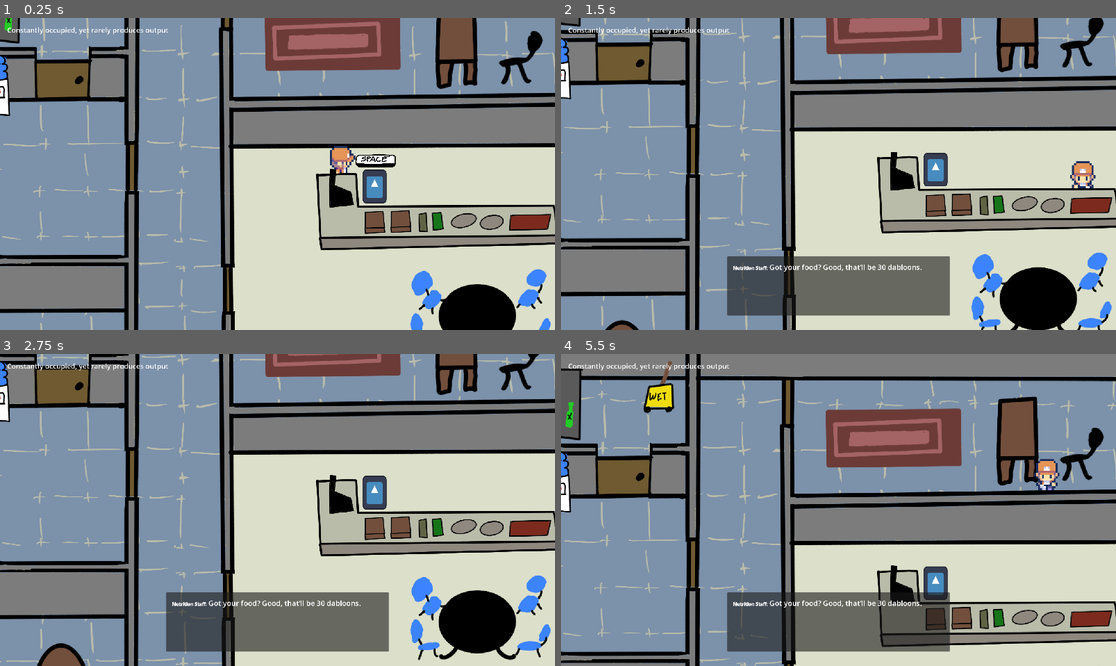
Above: before the commit, frames 1-4 (two rows, left to right).
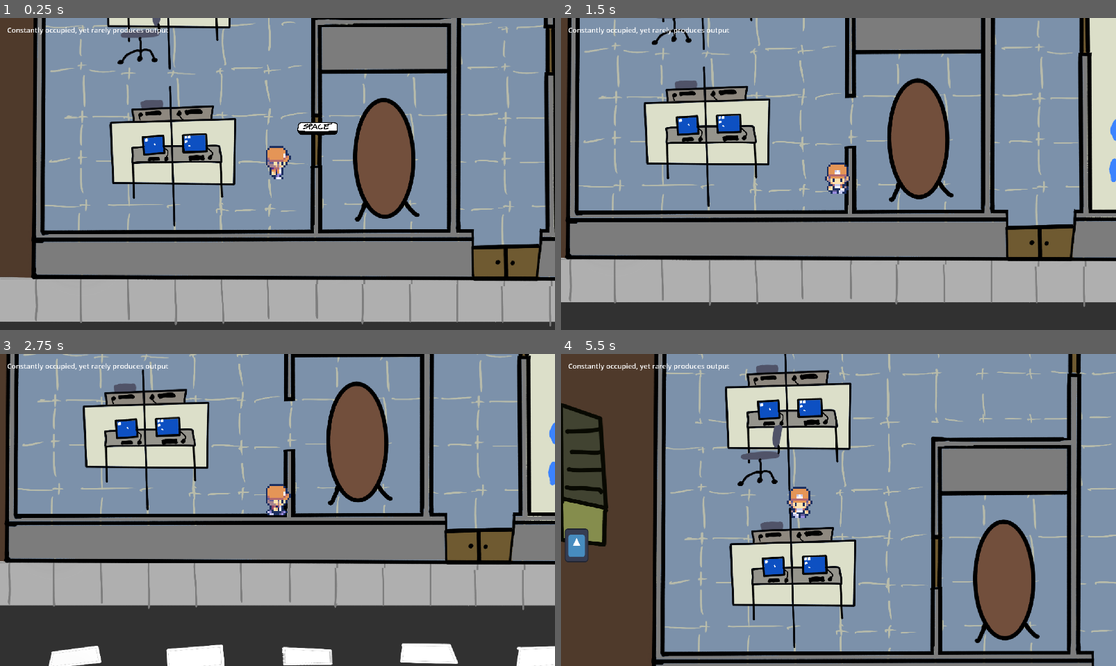
Above: after the commit, the same moments.

Repository: cewaite/documentary_of_aliens
Game: Godot game, scene res://globals/game_manager/game_manager.tscn
The game is run twice, just before and just after one commit, with the same random seed, the same clock (stepped at 60 frames per second) and the same inputs. The engine's default icon, where the game draws it, is replaced by a stand-in: a white triangle on a blue panel in a dark square.
Inputs:
- Up to frame 1 (0.25 s): no input
- Up to frame 2 (1.5 s): tap Enter at 0.5 s; hold Right (ui_right) 0.53-1.28 s; tap Space (interact) at 0.6, 1.35 s; hold Down (ui_down) from 1.28 s (still down)
- Up to frame 3 (2.75 s): release Down (ui_down) at 2.03 s; hold Right (ui_right) from 2.03 s (still down); tap E (take_picture) at 2.1 s; tap Space (interact) at 2.3 s
- Up to frame 4 (5.5 s): release Right (ui_right) at 2.78 s; hold Up (ui_up) 2.78-3.53 s; tap Space (interact) at 2.85, 3.6, 4.55, 5.1 s; hold Left (ui_left) 3.53-5.03 s; tap E (take_picture) at 4.35 s; hold Down (ui_down) from 5.03 s (still down)

The runs differ from the first frame. In frame 1, 80% of the frame differs, in the area x 0-100%, y 0-100%; in frame 2, 80%; in frame 3, 84%; in frame 4, 80%.

Commit message:
watercooler npcs

Diff:
--- a/entities/objects/office/cubicle/cubicle.tscn
+++ b/entities/objects/office/cubicle/cubicle.tscn
@@ -13,4 +13,4 @@
 texture = ExtResource("1_ohn2l")
 
 [node name="CollisionPolygon2D" type="CollisionPolygon2D" parent="." unique_id=1365777601]
-polygon = PackedVector2Array(-152, -120, -144, -32, -8, -32, 0, 48, 0, -32, 136, -40, 136, -128, 88, -128, 88, -184, -8, -176, -7, -207, -15, -206, -16, -176, -96, -176, -96, -120)
+polygon = PackedVector2Array(-152, -120, -143, -3, -6, -2, 0, 48, 0, 0, 138, 0, 136, -128, 88, -128, 88, -184, -8, -176, -7, -207, -15, -206, -16, -176, -96, -176, -96, -120)
--- /dev/null
+++ b/prefabs/components/basic_speak.gd
@@ -0,0 +1,6 @@
+class_name BasicSpeak extends StaticBody2D
+
+@export var speak_comp: SpeakComponent
+
+func interact():
+	speak_comp.speak()
--- a/scenes/levels/the_office/the_office.tscn
+++ b/scenes/levels/the_office/the_office.tscn
@@ -29,6 +29,7 @@
 [ext_resource type="PackedScene" uid="uid://cswyidxewgaaj" path="res://entities/objects/office/table.tscn" id="22_lbel2"]
 [ext_resource type="AudioStream" uid="uid://btmn0uv7404jo" path="res://assets/levels/office/sfx/microsoft-teams-message-sound-notif.mp3" id="23_7lwvy"]
 [ext_resource type="PackedScene" uid="uid://cdm3chjjayvqg" path="res://entities/objects/office/water_cooler.tscn" id="23_a2a8v"]
+[ext_resource type="Script" uid="uid://d2t20osn7owo2" path="res://prefabs/components/basic_speak.gd" id="24_bjh1v"]
 [ext_resource type="PackedScene" uid="uid://bty3h70hvdq1e" path="res://prefabs/photo_area/photo_area.tscn" id="26_ef7n6"]
 [ext_resource type="PackedScene" uid="uid://d1cyctv0r5n7p" path="res://prefabs/npc/npc.tscn" id="28_4u44s"]
 [ext_resource type="PackedScene" uid="uid://de78b57y25hah" path="res://entities/npcs/unemployeed_npc/unemployeed_npc.tscn" id="31_npuky"]
@@ -36,6 +37,9 @@
 [sub_resource type="RectangleShape2D" id="RectangleShape2D_u3byc"]
 size = Vector2(83, 26)
 
+[sub_resource type="RectangleShape2D" id="RectangleShape2D_4ayp5"]
+size = Vector2(112, 42)
+
 [sub_resource type="RectangleShape2D" id="RectangleShape2D_ef7n6"]
 size = Vector2(289, 366)
 
@@ -50,6 +54,15 @@
 
 [sub_resource type="RectangleShape2D" id="RectangleShape2D_5h45y"]
 size = Vector2(54, 35)
+
+[sub_resource type="RectangleShape2D" id="RectangleShape2D_prssa"]
+size = Vector2(174, 77)
+
+[sub_resource type="RectangleShape2D" id="RectangleShape2D_hasut"]
+size = Vector2(53, 26)
+
+[sub_resource type="RectangleShape2D" id="RectangleShape2D_heubb"]
+size = Vector2(55, 30)
 
 [node name="TheOffice" type="Node2D" unique_id=1679858242 node_paths=PackedStringArray("photo_areas")]
 y_sort_enabled = true
@@ -292,7 +305,7 @@
 
 [node name="SpeakComponent" type="Node" parent="Cubicles/Cubicle1" unique_id=1837826952]
 script = ExtResource("7_sc46r")
-dialogue = Array[String](["[i]You feel a sudden sense of anxiety from the noises emanating from this console...[/i]"])
+dialogue = Array[String](["[i]A sound blares from this console. It fills you with anxiety...[/i]"])
 metadata/_custom_type_script = "uid://bk61eruksbbok"
 
 [node name="PingNotifAudioStreamPlayer" type="AudioStreamPlayer2D" parent="Cubicles/Cubicle1" unique_id=1941411434]
@@ -302,8 +315,27 @@
 [node name="Cubicle2" parent="Cubicles" unique_id=904905215 instance=ExtResource("13_758yn")]
 position = Vector2(528, 715)
 
-[node name="Cubicle3" parent="Cubicles" unique_id=1199520617 instance=ExtResource("13_758yn")]
+[node name="Cubicle3" parent="Cubicles" unique_id=1199520617 node_paths=PackedStringArray("speak_comp") instance=ExtResource("13_758yn")]
 position = Vector2(539, 1077)
+script = ExtResource("24_bjh1v")
+speak_comp = NodePath("SpeakComponent")
+
+[node name="InteractableComponent" parent="Cubicles/Cubicle3" unique_id=1215006217 node_paths=PackedStringArray("parent") instance=ExtResource("21_4u44s")]
+parent = NodePath("..")
+
+[node name="InteractIcon" parent="Cubicles/Cubicle3/InteractableComponent" index="0" unique_id=1434794891]
+visible = true
+position = Vector2(51.999996, -123)
+
+[node name="CollisionShape2D" type="CollisionShape2D" parent="Cubicles/Cubicle3/InteractableComponent" unique_id=875880743]
+position = Vector2(50, -73)
+shape = SubResource("RectangleShape2D_4ayp5")
+
+[node name="SpeakComponent" type="Node" parent="Cubicles/Cubicle3" unique_id=2135632278]
+script = ExtResource("7_sc46r")
+dialogue = Array[String](["[i]There's a minimized task. Seems the employee was playing Wizard101 in the middle of a meeting.[/i]", "[i]I don't blame them.[/i]"])
+restart_on_finished = true
+metadata/_custom_type_script = "uid://bk61eruksbbok"
 
 [node name="WoodTable" parent="." unique_id=1638292962 instance=ExtResource("19_jdpki")]
 position = Vector2(1026, 1085)
@@ -331,7 +363,7 @@
 scale = Vector2(0.6772497, 0.6772497)
 
 [node name="Player" parent="." unique_id=579082540 instance=ExtResource("4_m68pb")]
-position = Vector2(1668.0001, 512)
+position = Vector2(776.0001, 1064)
 
 [node name="PhotoAreas" type="Node" parent="." unique_id=301180790]
 
@@ -374,12 +406,37 @@
 shape = SubResource("RectangleShape2D_ti61l")
 
 [node name="SpeakComponent" parent="NPCs/PissNPC" index="2" unique_id=1744893008]
-dialogue = Array[String](["[b]Employee:[/b] Ever notice how there aren't any bathrooms at this office. I've just been using the janitors mop bucket (‾ ⌣ ‾)", "[i]I think this guy is strange, even by human standards...[/i]"])
+dialogue = Array[String](["[b]Employee:[/b] Ever notice how there aren't any bathrooms at this office. I've just been using the janitors mop bucket (‾ ⌣ ‾)", "[i]OKay, this planet is weird, but this guy is f**ked, even by human standards...[/i]"])
 restart_on_finished = true
 
 [node name="CollisionShape2D" type="CollisionShape2D" parent="NPCs/PissNPC" unique_id=1574602700]
 position = Vector2(0, 7.5)
 shape = SubResource("RectangleShape2D_5h45y")
+
+[node name="LeftWatercoolerNPC" parent="NPCs" unique_id=1285043288 instance=ExtResource("28_4u44s")]
+position = Vector2(809, 335)
+
+[node name="InteractIcon" parent="NPCs/LeftWatercoolerNPC/InteractableComponent" parent_id_path=PackedInt32Array(1285043288, 436105360) index="0" unique_id=1434794891]
+visible = true
+position = Vector2(66.99999, -58)
+
+[node name="CollisionShape2D" type="CollisionShape2D" parent="NPCs/LeftWatercoolerNPC/InteractableComponent" parent_id_path=PackedInt32Array(1285043288, 436105360) index="1" unique_id=902123521]
+position = Vector2(61, -12.5)
+shape = SubResource("RectangleShape2D_prssa")
+
+[node name="SpeakComponent" parent="NPCs/LeftWatercoolerNPC" index="2" unique_id=1744893008]
+dialogue = Array[String](["[b]Mike:[/b] Hey have you seen the projections for Q2?", "[b]Janice:[/b] Yes! Golly jee, they're off the charts!", "[b]Mike:[/b] Right?! Gosh, we're so productive!", "[b]Janice:[/b] [wave amp=50.0 freq=5.0 connected=1][i]sips fluids[/i][/wave] My stars, that's good.", "[b]Mike:[/b] I know! This water really sustains me."])
+
+[node name="CollisionShape2D" type="CollisionShape2D" parent="NPCs/LeftWatercoolerNPC" unique_id=872584139]
+position = Vector2(0.5, 12)
+shape = SubResource("RectangleShape2D_hasut")
+
+[node name="RightWatercoolerNPC" parent="NPCs" unique_id=36242656 instance=ExtResource("28_4u44s")]
+position = Vector2(933, 335)
+
+[node name="CollisionShape2D" type="CollisionShape2D" parent="NPCs/RightWatercoolerNPC" unique_id=260518062]
+position = Vector2(-0.5, 11)
+shape = SubResource("RectangleShape2D_heubb")
 
 [editable path="Doors/FrontDoor"]
 [editable path="Doors/FrontDoor/InteractableComponent"]
@@ -397,7 +454,13 @@
 [editable path="Doors/OfficeDoor/InteractableComponent"]
 [editable path="Cubicles/Cubicle1"]
 [editable path="Cubicles/Cubicle1/InteractableComponent"]
+[editable path="Cubicles/Cubicle3"]
+[editable path="Cubicles/Cubicle3/InteractableComponent"]
 [editable path="NPCs/LunchPersonNPC"]
 [editable path="NPCs/LunchPersonNPC/InteractableComponent"]
 [editable path="NPCs/PissNPC"]
 [editable path="NPCs/PissNPC/InteractableComponent"]
+[editable path="NPCs/LeftWatercoolerNPC"]
+[editable path="NPCs/LeftWatercoolerNPC/InteractableComponent"]
+[editable path="NPCs/RightWatercoolerNPC"]
+[editable path="NPCs/RightWatercoolerNPC/InteractableComponent"]
Not shown, added: prefabs/components/basic_speak.gd.uid
